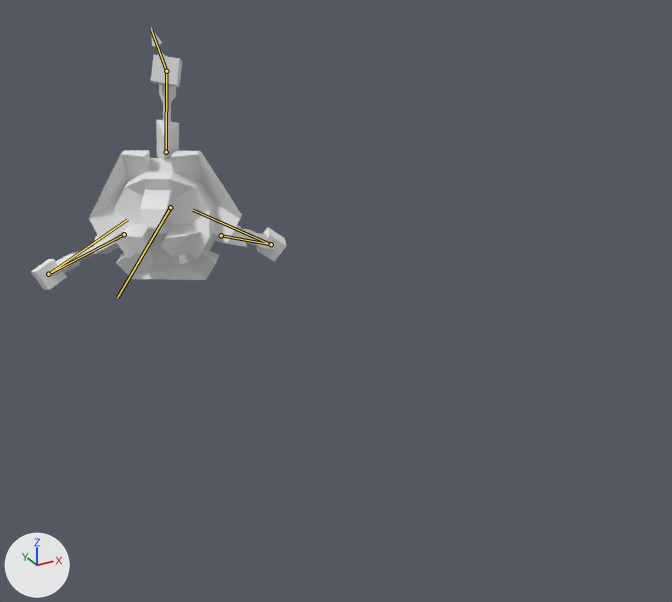
An edit to the Blender file assets/drone.blend, drawn before and after from the same camera.
Both versions are drawn from a camera (50 mm lens) standing at (18.889, -11.442, -8.849) and looking at (19.669, -10.024, -9.558). The axes (+X, +Y, +Z) are drawn at lower left. The lights are the same throughout. Both versions are drawn at frame 12 of the action 'trailer4_drone'; the numbers are the values there. The bones that bend it are drawn over the model as lines.

Objects in the first picture: 'awk'.
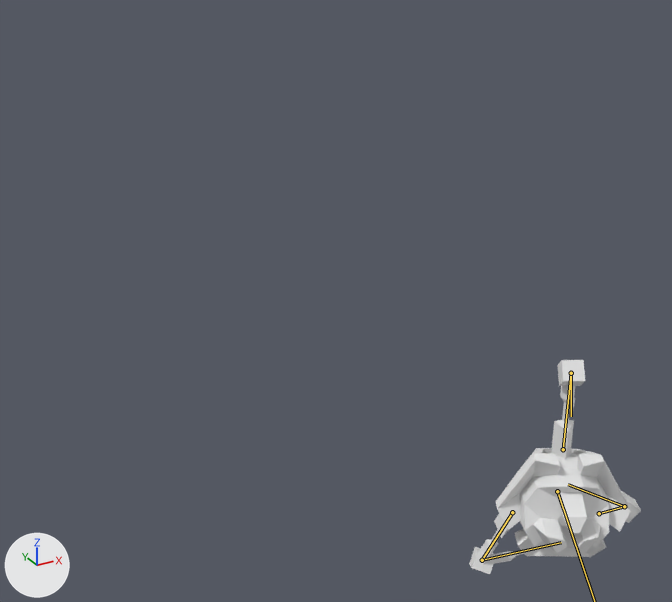
Commit message: Trailer animation tweaks.

The edits, one by one:
Bone 'root' (bone_root) moves from (9.917, 19.528, -9.361) to (10.286, 20.168, -9.953).
Bone 'b_ik' (bone_b_ik) moves from (19.541, -9.52, 9.839) to (20.228, -10.278, 10.235).
Bone 'c_ik' (bone_c_ik) moves from (19.586, -4.301, -13.064) to (20.237, -4.328, -13.77).
Bone 'a_ik' (bone_a_ik) moves from (-19.479, 12.74, -3.248) to (-20.237, 13.484, -3.659).

Where the change shows, as pixel boxes (x1, y1, x2, y2) in the pictures (672 x 602 px):
'awk', posed (32% narrower, 18% shorter)
    before: (31, 28, 286, 290)
    after: (469, 360, 641, 574)
